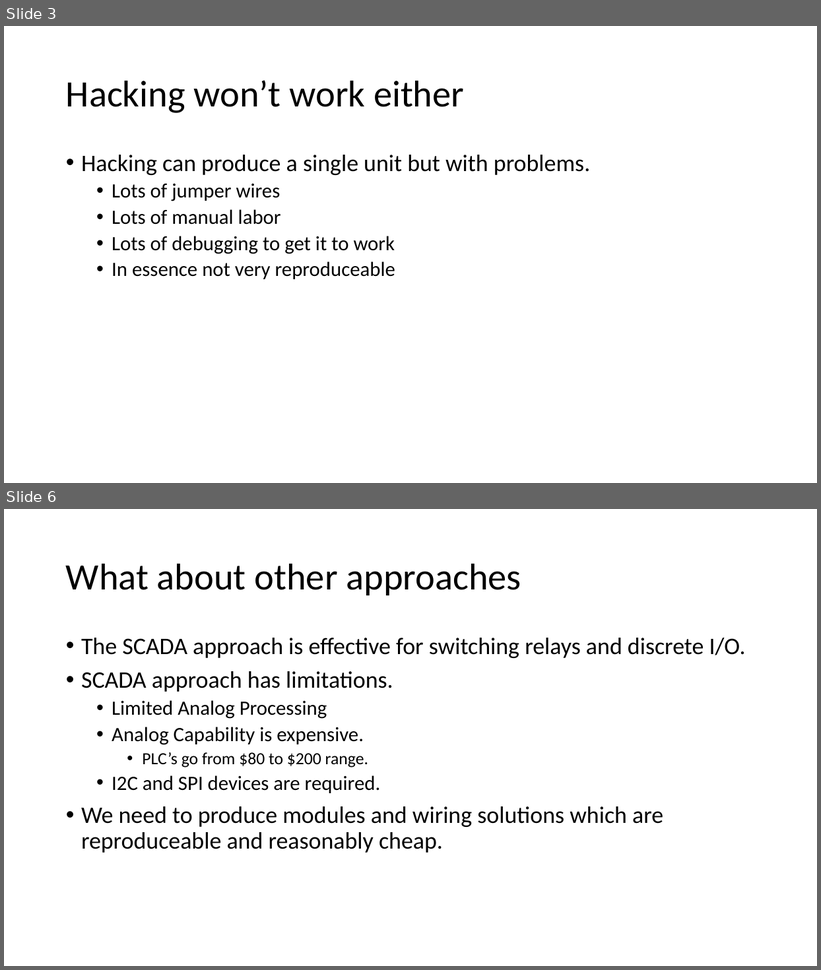
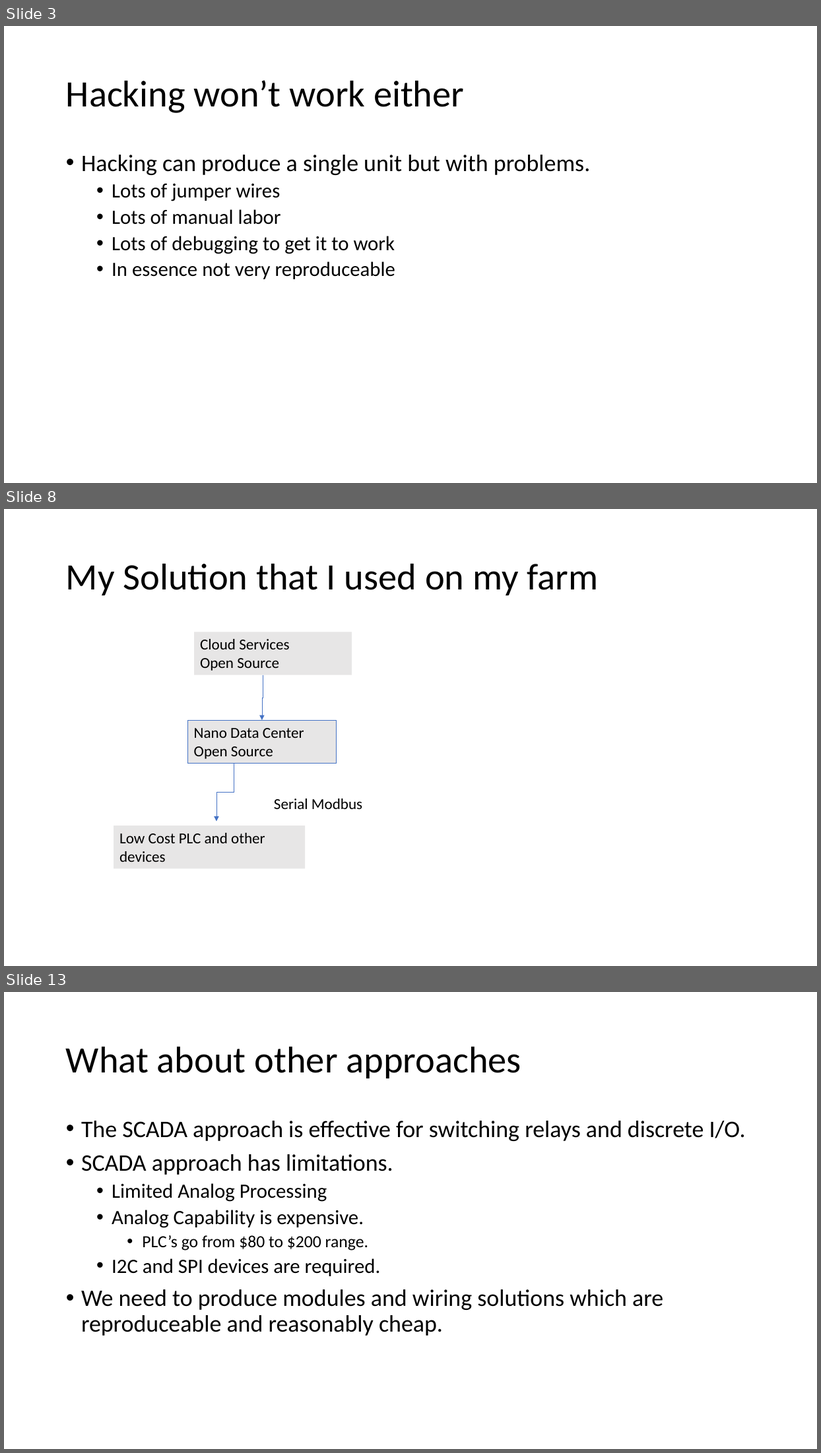
Before and after one commit to NanoDataCenter/nano_data_center, a slide deck: presentations/session_1/Embedded Track #1.pptx. Shown one above the other, each under a label of ours: slides 3 and 6 before the commit, slides 3, 8 and 13 after it; the slides between them are not shown. The pictures are 821x970 and 821x1453 pixels, drawn with LibreOffice and Linux fonts; fonts in the diff are those of the drawing. Boxes give left, top, right and bottom in pixels: in the first picture for what was removed or moved away, otherwise in the second. Text is boxed around its words. In the diff, an @@ line names an element or a change of style, - is before the commit and + after.

```diff
--- a/presentations/session_1/Embedded Track #1.pptx
+++ b/presentations/session_1/Embedded Track #1.pptx
@@ slide 8 added at [4, 509, 817, 966], background #FFFFFF @@
@@ title added at [66, 563, 599, 595], 44 pt, text #000000 @@
+My Solution that I used on my farm
@@ rectangle added at [194, 632, 352, 675], fill #E7E6E6, 18 pt, text #000000 @@
+Cloud Services
+Open Source
@@ elbow arrow added from (263, 675) to (262, 721), #4472C4 0.5 pt @@
@@ rectangle added at [188, 721, 337, 764], fill #E7E6E6, outline #4472C4 0.75 pt, 18 pt, text #000000 @@
+Nano Data Center
+Open Source
@@ elbow arrow added from (234, 763) to (217, 821), #4472C4 0.5 pt @@
@@ text added at [274, 799, 362, 809], 18 pt, text #000000 @@
+Serial Modbus
@@ rectangle added at [114, 826, 306, 869], fill #E7E6E6, 18 pt, text #000000 @@
+Low Cost PLC and other devices
@@ what was slide 6 is now slide 13 @@
```
Also in this commit, not shown: 4 slides changed, 12 other slides added, 1 slide removed.
